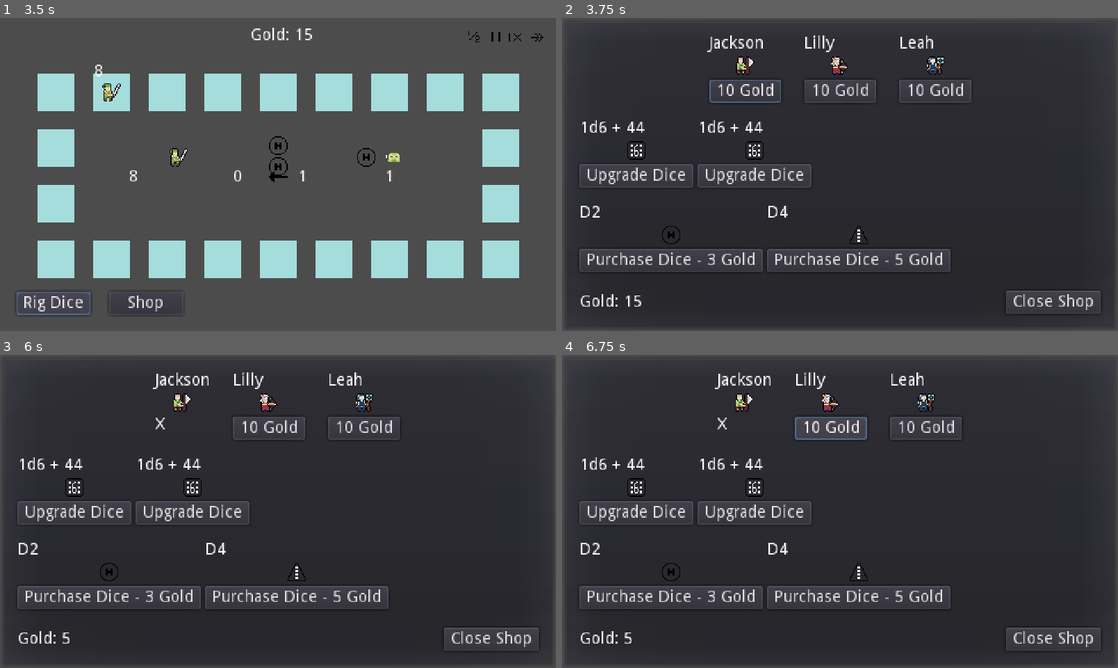
Above: before the commit, frames 1-4 (two rows, left to right).
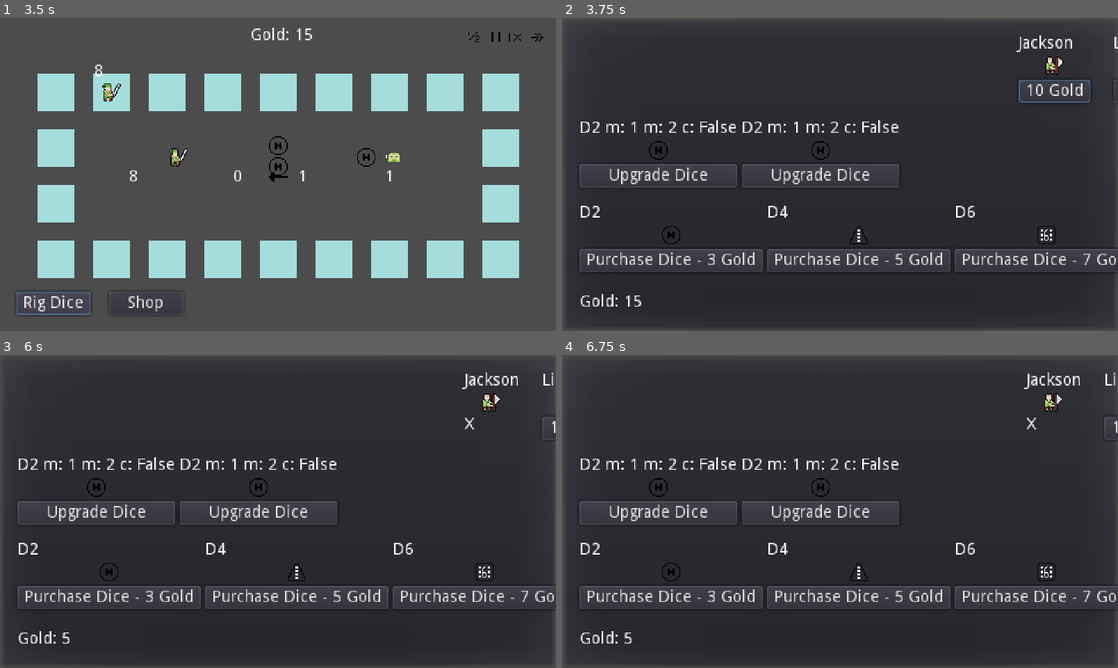
Above: after the commit, the same moments.

Repository: LaffertyDev/gmtk_2022_dice_heroes
Game: Godot game, scene res://game/game.tscn
Two runs of this game, one before a commit and one after it. Both use one fixed random seed, a clock stepped at 60 frames per second and the inputs below.
Inputs (mouse positions are in pixels of both pictures, inside the frame that each line leads up to):
- Up to frame 1 (3.5 s): click "Start" at 0.5 s; click (511, 36) at 1.25 s; click (511, 36) at 2 s; click "Rig Dice" at 2.75 s
- Up to frame 2 (3.75 s): click "Shop" at 3.5 s
- Up to frame 3 (6 s): click (472, 373) at 4.25 s; click (533, 373) at 5 s; click "10 Gold" at 5.75 s
- Up to frame 4 (6.75 s): click (828, 426) at 6.5 s, where only the run before the commit has a clickable "10 Gold"

Frame 1 is identical in both runs. In frame 2, 6.6% of the frame differs, in the area x 3-100%, y 5-95%; in frame 3, 6.1%; in frame 4, 6.7%.

Commit message:
wire up dice upgrade buttons

Diff:
--- a/game/character_shop/character_shop.gd
+++ b/game/character_shop/character_shop.gd
@@ -54,10 +54,10 @@
 
 		var vbox_container = VBoxContainer.new()
 		var dice_label = Label.new()
-		dice_label.text = "1d6 + 44"
+		dice_label.text = dice_eligible_for_upgrade.dice_type + " m: " + str(dice_eligible_for_upgrade.minimum) + " m: " + str(dice_eligible_for_upgrade.maximum) + " c: " + str(dice_eligible_for_upgrade.can_crit)
 		var sprite_center_container = CenterContainer.new()
 		var dice_sprite = TextureRect.new()
-		dice_sprite.texture = dice_sprite_res
+		dice_sprite.texture = dice_eligible_for_upgrade.get_dice_texture_resource()
 
 		sprite_center_container.add_child(dice_sprite)
 		vbox_container.add_child(dice_label)
@@ -128,10 +128,10 @@
 	var dice_eligible_for_purchase = []
 	dice_eligible_for_purchase.append({"dice_type": "D2", "sprite": "dice_d2.png", "cost": 3})
 	dice_eligible_for_purchase.append({"dice_type": "D4", "sprite": "dice_d4.png", "cost": 5})
-	# dice_eligible_for_purchase.append({"dice_type": "D6", "sprite": "dice_d6.png", "cost": 7})
-	# dice_eligible_for_purchase.append({"dice_type": "D8", "sprite": "dice_d8.png", "cost": 9})
-	# dice_eligible_for_purchase.append({"dice_type": "D12", "sprite": "dice_d12.png", "cost": 13})
-	# dice_eligible_for_purchase.append({"dice_type": "D20", "sprite": "dice_d20.png", "cost": 21})
+	dice_eligible_for_purchase.append({"dice_type": "D6", "sprite": "dice_d6.png", "cost": 7})
+	dice_eligible_for_purchase.append({"dice_type": "D8", "sprite": "dice_d8.png", "cost": 9})
+	dice_eligible_for_purchase.append({"dice_type": "D12", "sprite": "dice_d12.png", "cost": 13})
+	dice_eligible_for_purchase.append({"dice_type": "D20", "sprite": "dice_d20.png", "cost": 21})
 	return dice_eligible_for_purchase
 
 func get_available_gold():
--- a/game/dice/dice.gd
+++ b/game/dice/dice.gd
@@ -29,30 +29,40 @@
 	if (IsHeroDice):
 		add_to_group("heroes_dice")
 	if (dice_type == "D2"):
-		$Sprite.texture = load("res://game/assets/dice/dice_d2.png")
 		minimum = 1
 		maximum = 2
 	elif (dice_type == "D4"):
-		$Sprite.texture = load("res://game/assets/dice/dice_d4.png")
 		minimum = 1
 		maximum = 4
 	elif (dice_type == "D6"):
-		$Sprite.texture = load("res://game/assets/dice/dice_d6.png")
 		minimum = 1
 		maximum = 6
 	elif (dice_type == "D8"):
-		$Sprite.texture = load("res://game/assets/dice/dice_d8.png")
 		minimum = 1
 		maximum = 8
 	elif (dice_type == "D12"):
-		$Sprite.texture = load("res://game/assets/dice/dice_d12.png")
 		minimum = 1
 		maximum = 12
 	elif (dice_type == "D20"):
-		$Sprite.texture = load("res://game/assets/dice/dice_d20.png")
 		minimum = 1
 		maximum = 20
+	$Sprite.texture = get_dice_texture_resource()
 
+func get_dice_texture_resource():
+	if (dice_type == "D2"):
+		return load("res://game/assets/dice/dice_d2.png")
+	elif (dice_type == "D4"):
+		return load("res://game/assets/dice/dice_d4.png")
+	elif (dice_type == "D6"):
+		return load("res://game/assets/dice/dice_d6.png")
+	elif (dice_type == "D8"):
+		return load("res://game/assets/dice/dice_d8.png")
+	elif (dice_type == "D12"):
+		return load("res://game/assets/dice/dice_d12.png")
+	elif (dice_type == "D20"):
+		return load("res://game/assets/dice/dice_d20.png")
+	else:
+		return load("res://game/assets/dice/dice_d2.png")
 
 func _on_dice_mouse_entered():
 	is_mouse_over = true
--- a/game/dice/dice.tscn
+++ b/game/dice/dice.tscn
@@ -15,6 +15,7 @@
 centered = false
 
 [node name="mouse_collision_shape" type="CollisionShape2D" parent="."]
+visible = false
 position = Vector2( 8, 8 )
 shape = SubResource( 1 )
 
--- a/game/dice/dice_hero_drop_target.gd
+++ b/game/dice/dice_hero_drop_target.gd
@@ -8,7 +8,7 @@
 	add_to_group("dice_hero_drop_target")
 
 
-func _on_picked_up(dice):
+func _on_picked_up(_dice):
 	pass
 
 func _on_dice_drop_target_body_entered(body):
--- a/game/dice_shop/dice_shop.gd
+++ b/game/dice_shop/dice_shop.gd
@@ -2,6 +2,10 @@
 
 var dice_being_upgraded = null
 signal upgraded_dice(diceObj, cost)
+
+var raise_minimum_cost = 10
+var raise_maximum_cost = 10
+var empower_critical_cost = 10
 
 func _ready():
 	var _ig = connect("about_to_show", self, "_on_about_to_show")
@@ -11,28 +15,33 @@
 
 func _on_about_to_show():
 	_set_available_gold(get_available_gold())
+	_get_dice_sprite().texture = dice_being_upgraded.get_dice_texture_resource()
+	_get_raise_minimum_button().text = "Increase Minimum (" + str(raise_minimum_cost) + " Gold) (Currently: " + str(dice_being_upgraded.minimum) + ")"
+	_get_raise_maximum_button().text = "Increase Maximum (" + str(raise_maximum_cost) + " Gold) (Currently: " + str(dice_being_upgraded.maximum) + ")"
+	_get_can_crit_button().text = "Empower Critical (" + str(empower_critical_cost) + "Gold) (Currently: " + str(dice_being_upgraded.can_crit) + ")"
+
 
 func reveal_with_dice(dice):
 	dice_being_upgraded = dice
 	popup_centered_ratio(1.0)
 
 func _on_button_raise_minimum_pressed():
-	if (get_available_gold() > 10):
+	if (get_available_gold() > raise_minimum_cost):
 		dice_being_upgraded.raise_minimum()
-		emit_signal("upgraded_dice", dice_being_upgraded, 10)
-		_set_available_gold(get_available_gold())
+		emit_signal("upgraded_dice", dice_being_upgraded, raise_minimum_cost)
+		_on_about_to_show()
 
 func _on_button_raise_maximum_pressed():
-	if (get_available_gold() > 40):
+	if (get_available_gold() > raise_maximum_cost):
 		dice_being_upgraded.raise_maximum()
-		emit_signal("upgraded_dice", dice_being_upgraded, 40)
-		_set_available_gold(get_available_gold())
+		emit_signal("upgraded_dice", dice_being_upgraded, raise_maximum_cost)
+		_on_about_to_show()
 
 func _on_button_give_critical_pressed():
-	if (get_available_gold() > 100):
+	if (get_available_gold() > empower_critical_cost):
 		dice_being_upgraded.give_critical()
-		emit_signal("upgraded_dice", dice_being_upgraded, 100)
-		_set_available_gold(get_available_gold())
+		emit_signal("upgraded_dice", dice_being_upgraded, empower_critical_cost)
+		_on_about_to_show()
 
 func get_available_gold():
 	return get_parent().available_gold
@@ -42,3 +51,15 @@
 
 func _get_gold_label_node():
 	return $MarginContainer/vbox_menu/button_row/gold_label
+
+func _get_dice_sprite():
+	return $MarginContainer/vbox_menu/dice_sprite
+
+func _get_raise_minimum_button():
+	return $MarginContainer/vbox_menu/button_raise_minimum
+
+func _get_raise_maximum_button():
+	return $MarginContainer/vbox_menu/button_raise_maximum
+
+func _get_can_crit_button():
+	return $MarginContainer/vbox_menu/button_give_critical
--- a/game/dice_shop/dice_shop.tscn
+++ b/game/dice_shop/dice_shop.tscn
@@ -26,7 +26,7 @@
 margin_bottom = 14.0
 text = "Upgrade Your Dice!"
 
-[node name="TextureRect" type="TextureRect" parent="MarginContainer/vbox_menu"]
+[node name="dice_sprite" type="TextureRect" parent="MarginContainer/vbox_menu"]
 margin_top = 18.0
 margin_right = 450.0
 margin_bottom = 34.0
Not shown, changed: game/assets/.DS_Store
